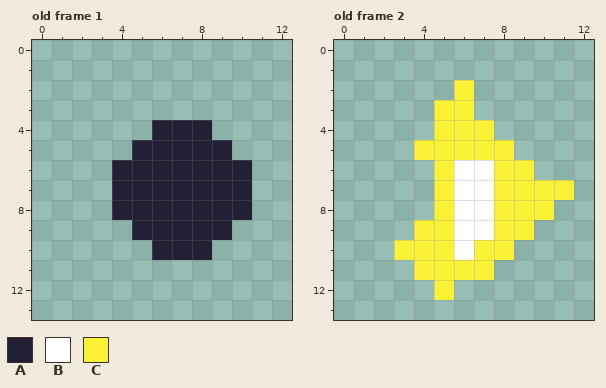
Two states of a pixel-art file, img/mg_impact.aseprite. The picture above is the old version.
16x16 pixels, 6 frames. Shown: old frame 1: x 0..12, y 0..13; old frame 2: x 0..12, y 0..13. The commit also changed other frames, which this record leaves out.
Visible layers, top first: "spark 6", "spark5", "spark4", "spark3", "spark2", "spark1", "flash".
Palette (. is transparent): A #222034  B #ffffff  C #fbf236
Pixels before, old frame 1, first column x 4:
 4 ..AAA..
 5 .AAAAA.
 6 AAAAAAA
 7 AAAAAAA
 8 AAAAAAA
 9 .AAAAA.
10 ..AAA..
Pixels before, old frame 2, first column x 3:
 2 ...C.....
 3 ..CC.....
 4 ..CCC....
 5 .CCCCC...
 6 ..CBBCC..
 7 ..CBBCCCC
 8 ..CBBCCC.
 9 .CCBBCC..
10 CCCBCC...
11 .CCCC....
12 ..C......
The result:
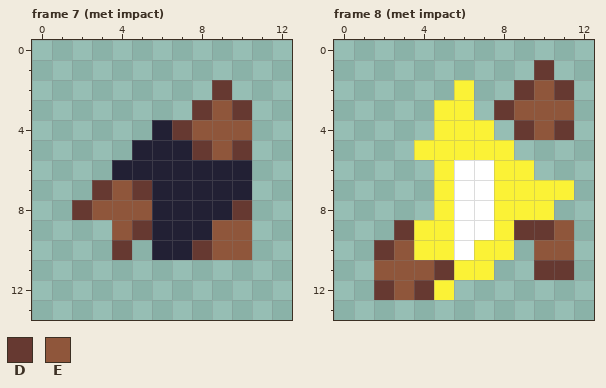
Colours new in this view: D #663931  E #8f563b
A new or re-ordered frame is compared with the old frame closest to it.
The exact change:
{"change": "frames 6 -> 12"}
{"change": "layer \"met2\" added"}
{"change": "layer \"met3\" added"}
{"change": "layer \"met1\" added"}
{"where": "frame 7 (met impact) is new; against old frame 1, layers \"met1\", \"met3\", \"met2\""}
{"frame":7,"y":2,"x":9,"old":".","new":"D"}
{"frame":7,"y":3,"x":8,"old":"...","new":"DED"}
{"frame":7,"y":4,"x":7,"old":"AA..","new":"DEEE"}
{"frame":7,"y":5,"x":8,"old":"AA.","new":"DED"}
{"frame":7,"y":7,"x":3,"old":".AA","new":"DED"}
{"frame":7,"y":8,"x":2,"old":"..AA","new":"DEEE"}
{"frame":7,"y":8,"x":10,"old":"A","new":"D"}
{"frame":7,"y":9,"x":4,"old":".A","new":"ED"}
{"frame":7,"y":9,"x":9,"old":"A.","new":"EE"}
{"frame":7,"y":10,"x":4,"old":".","new":"D"}
{"frame":7,"y":10,"x":8,"old":"A..","new":"DEE"}
{"where": "frame 8 (met impact) is new; against old frame 2, layers \"met1\", \"met3\", \"met2\""}
{"frame":8,"y":1,"x":10,"old":".","new":"D"}
{"frame":8,"y":2,"x":9,"old":"...","new":"DED"}
{"frame":8,"y":3,"x":8,"old":"....","new":"DEEE"}
{"frame":8,"y":4,"x":9,"old":"...","new":"DED"}
{"frame":8,"y":9,"x":3,"old":".","new":"D"}
{"frame":8,"y":9,"x":9,"old":"C..","new":"DDE"}
{"frame":8,"y":10,"x":2,"old":".C","new":"DE"}
{"frame":8,"y":10,"x":10,"old":"..","new":"EE"}
{"frame":8,"y":11,"x":2,"old":"..CC","new":"EEED"}
{"frame":8,"y":11,"x":10,"old":"..","new":"DD"}
{"frame":8,"y":12,"x":2,"old":"...","new":"DED"}
